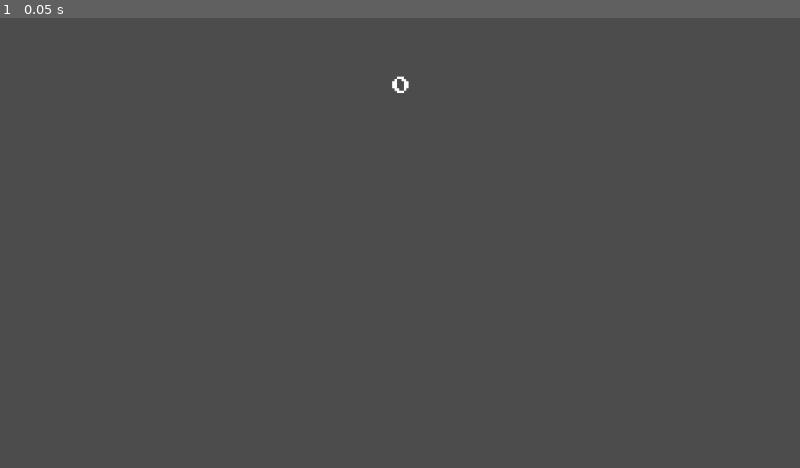
Above: before the commit, frame 1.
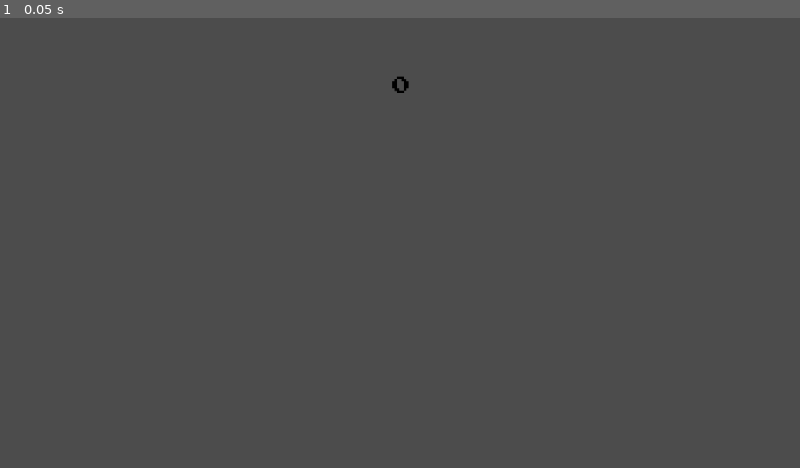
Above: after the commit, the same moment.

Repository: ImpeccableN/archeogame
Game: Godot game, scene res://Minigame1/Minigame1_HUD.tscn
Same seed, same stepped clock (60 frames per second), same inputs: the game is played once before the commit and once after it. The project has no main scene, so this scene is started directly.
Inputs:
- Up to frame 1 (0.05 s): no input

The runs differ from the first frame. In frame 1, less than 0.1% of the frame differs, in the area x 49-52%, y 12-17%.

Commit message:
added Minigame1_HUD to Minigame1 scene and changed scorefont color to black

Diff:
--- a/HeuneburgGame/Minigame1/Minigame1_HUD.tscn
+++ b/HeuneburgGame/Minigame1/Minigame1_HUD.tscn
@@ -18,5 +18,6 @@
 margin_top = 6.4
 margin_right = 15.0
 margin_bottom = 54.4
+custom_colors/font_color = Color( 0, 0, 0, 1 )
 custom_fonts/font = SubResource( 1 )
 text = " 0"
